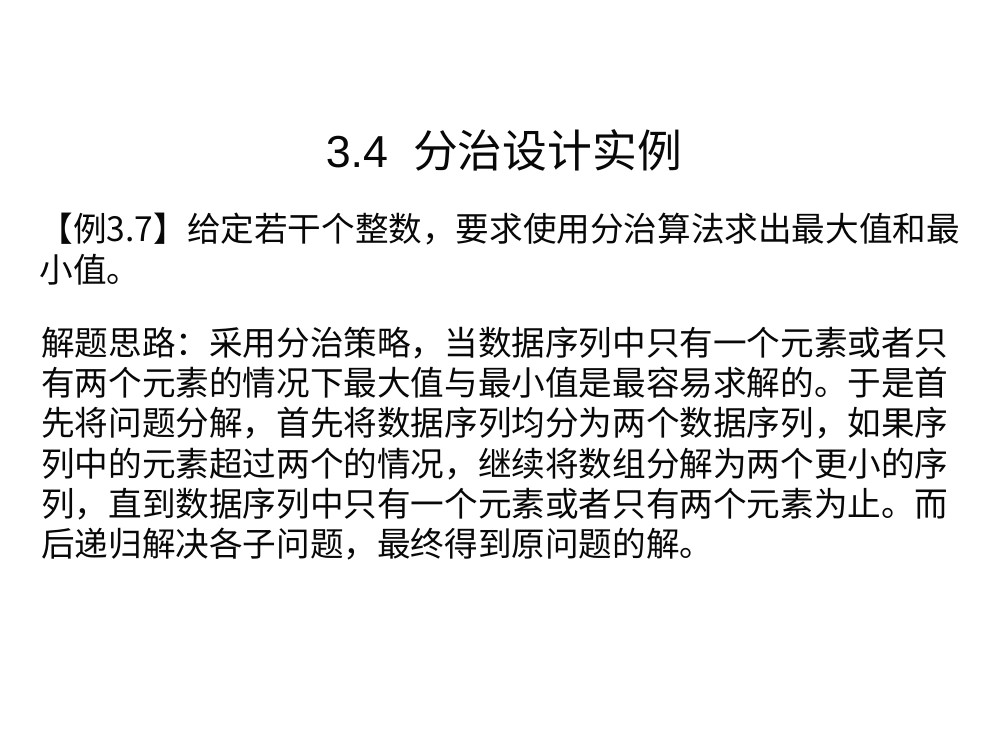
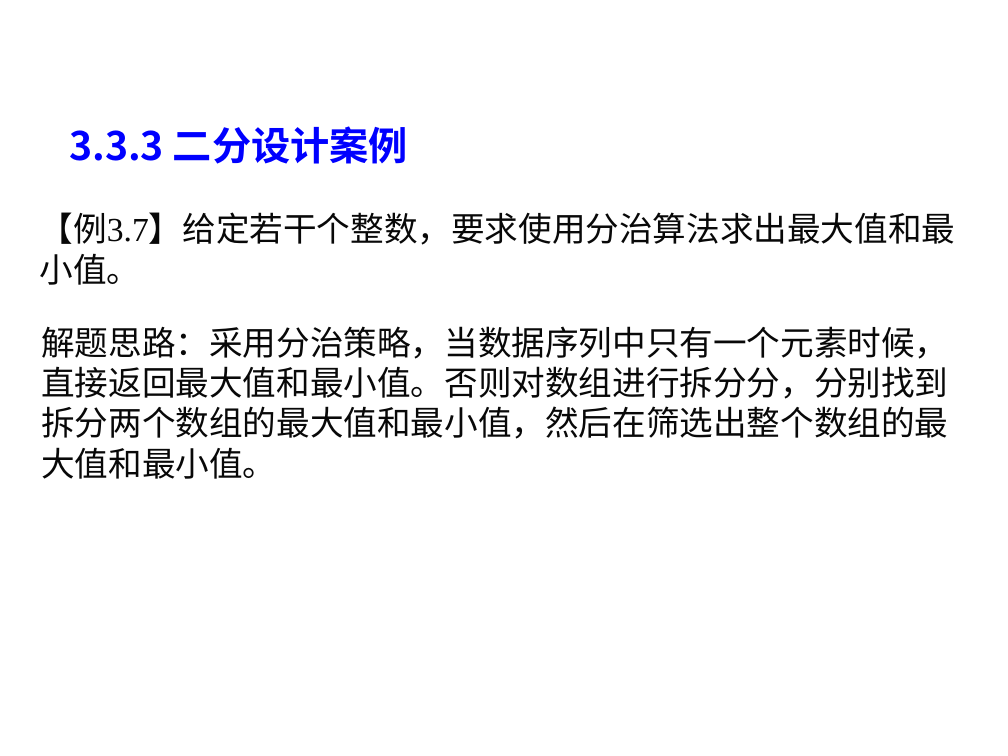
Before and after one commit to liutongling/DP, a slide deck: slide 82 of file/第3章 分治法计.pptx. Drawn at 1008x756 pixels with LibreOffice and Linux fonts; fonts in the diff are those of the drawing; background and template pictures are left out. Boxes give left, top, right and bottom in pixels: in the first picture for what was removed or moved away, otherwise in the second. Text is boxed around its words. In the diff, an @@ line names an element or a change of style, - is before the commit and + after.

```diff
--- a/file/第3章 分治法计.pptx
+++ b/file/第3章 分治法计.pptx
@@ text at [69,126,408,164]: text changed; size 32 to 28 pt; font Arial to Noto Sans CJK SC; text colour #080808 to #0000FF; bold on @@
-3.4 分治设计实例
+3.3.3 二分设计案例
@@ text "【例3.7】给定若干个整数，要求使用分治算法求出最大值和最小值。" at [40,212,956,285]: font Noto Sans CJK SC to Times New Roman @@
@@ text at [41,326,948,479]: text changed @@
-解题思路：采用分治策略，当数据序列中只有一个元素或者只有两个元素的情况下最大值与最小值是最容易求解的。于是首先将问题分解，首先将数据序列均分为两个数据序列，如果序列中的元素超过两个的情况，继续将数组分解为两个更小的序列，直到数据序列中只有一个元素或者只有两个元素为止。而后递归解决各子问题，最终得到原问题的解。
+解题思路：采用分治策略，当数据序列中只有一个元素时候，直接返回最大值和最小值。否则对数组进行拆分分，分别找到拆分两个数组的最大值和最小值，然后在筛选出整个数组的最大值和最小值。
```
Also in this commit, not shown: 2 slides added, 2 other files.
